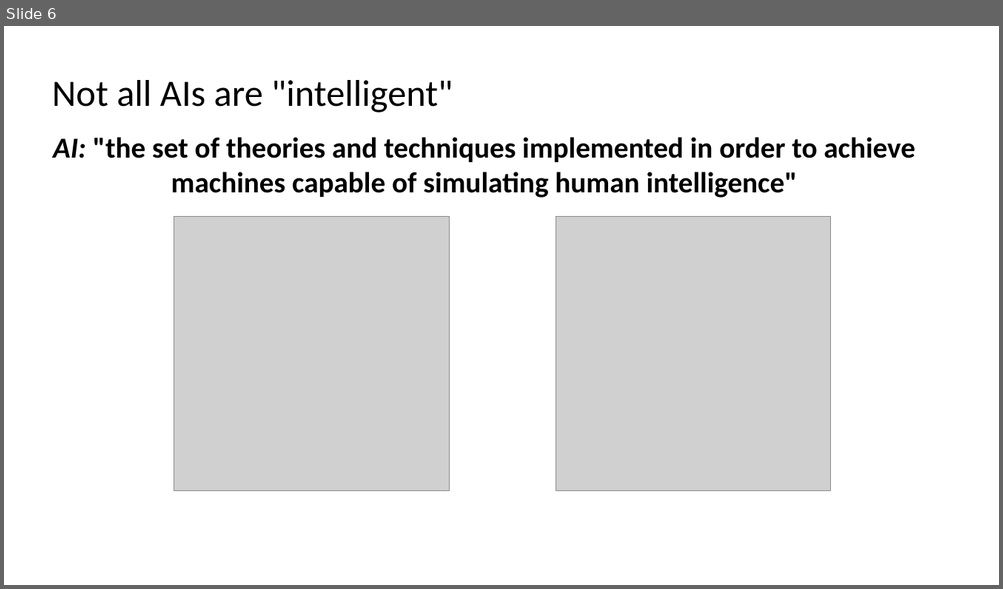
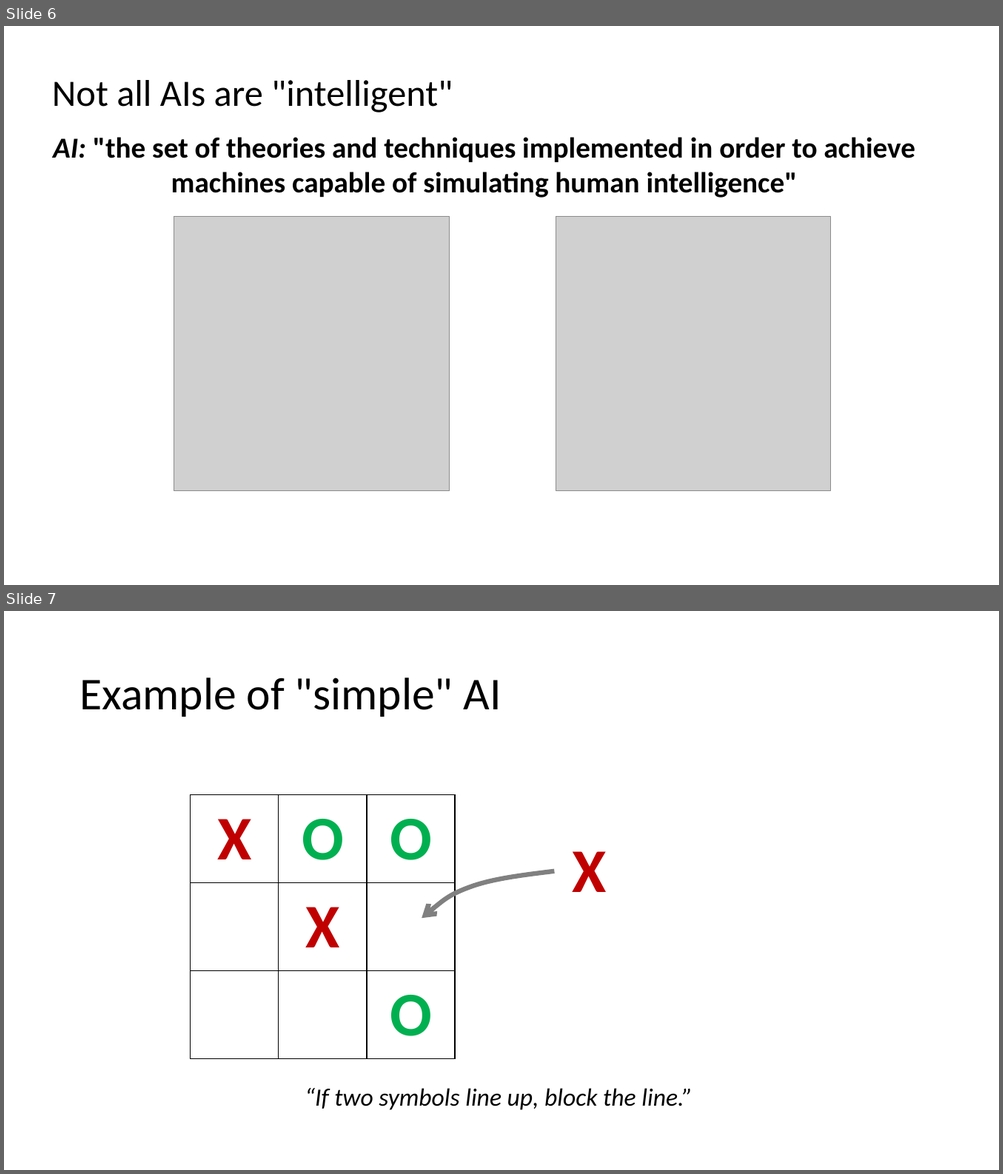
Before and after one commit to PRF-Development/DataAnalysisExtras, a slide deck: WhatIsArtificialIntelligence.pptx. Shown one above the other, each under a label of ours: slide 6 before the commit, slides 6 and 7 after it. The pictures are 1003x589 and 1003x1174 pixels, drawn with LibreOffice and Linux fonts; fonts in the diff are those of the drawing; grey boxes stand for pictures. Boxes give left, top, right and bottom in pixels: in the first picture for what was removed or moved away, otherwise in the second. Text is boxed around its words. In the diff, an @@ line names an element or a change of style, - is before the commit and + after.

Commit message:
example

```diff
--- a/WhatIsArtificialIntelligence.pptx
+++ b/WhatIsArtificialIntelligence.pptx
@@ slide 7 added at <box>4,611,999,1170</box>, background #FFFFFF @@
@@ title added at <box>79,678,501,717</box>, 44 pt, text #000000 @@
+Example of "simple" AI
@@ table added at <box>190,795,455,1059</box>, 3 rows, 3 columns @@
+X | O | O
+ | X | 
+ |  | O
@@ text added at <box>572,851,606,892</box>, 60 pt, text #C00000, bold @@
+X
@@ freeform shape added at <box>422,871,555,918</box>, outline #808080 4.5 pt @@
@@ text added at <box>304,1088,692,1111</box>, 24 pt, text #000000, italic @@
+“If two symbols line up, block the line.”
```
